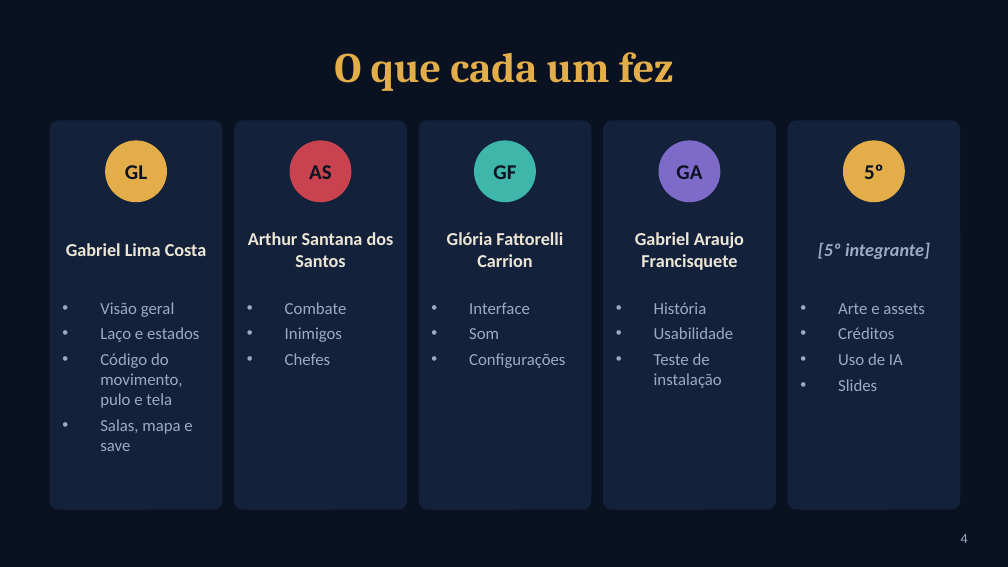
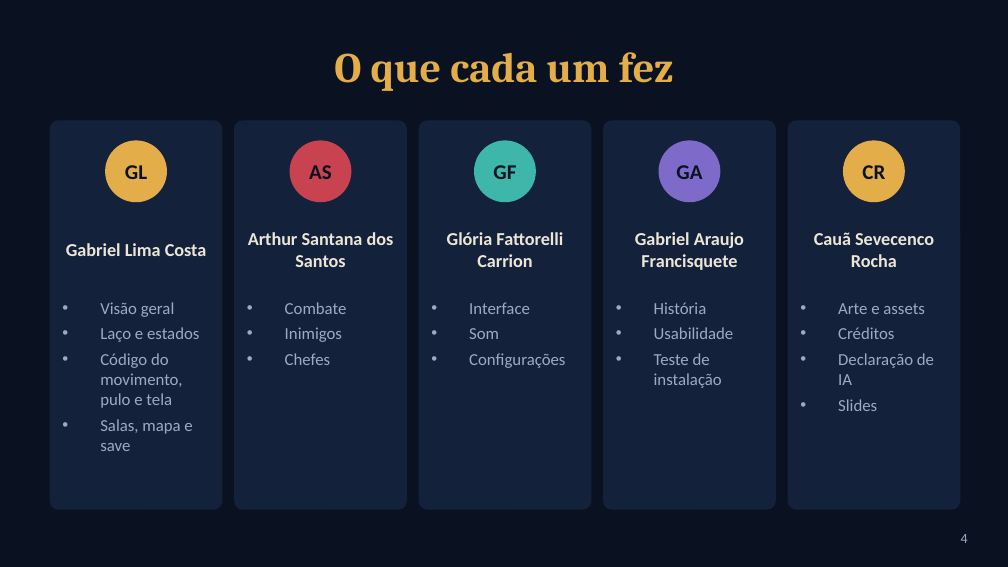
Before and after one commit to GabrielLima2006/JogoA3, a slide deck: slide 4 of docs/apresentacao/MareDeMentiras-apresentacao-curta.pptx. Drawn at 1008x567 pixels with LibreOffice and Linux fonts; fonts in the diff are those of the drawing. Boxes give left, top, right and bottom in pixels: in the first picture for what was removed or moved away, otherwise in the second. Text is boxed around its words. In the diff, an @@ line names an element or a change of style, - is before the commit and + after.

Commit message:
Quinto integrante nos créditos e no README
Cauã Sevecenco Rocha na identificação, na divisão de tarefas e na tela
de créditos; apresentações atualizadas.

```diff
--- a/docs/apresentacao/MareDeMentiras-apresentacao-curta.pptx
+++ b/docs/apresentacao/MareDeMentiras-apresentacao-curta.pptx
@@ text at (862,165,885,179): text changed @@
-5º
+CR
@@ text at (814,232,934,267): text changed; text colour #9DABC2 to #ECE6D6; italic off @@
-[5º integrante]
+Cauã Sevecenco Rocha
@@ text at (838,353,934,385): text changed @@
-• Uso de IA
+• Declaração de IA
```
Also in this commit, not shown: 1 other slide changed, 5 other files.
